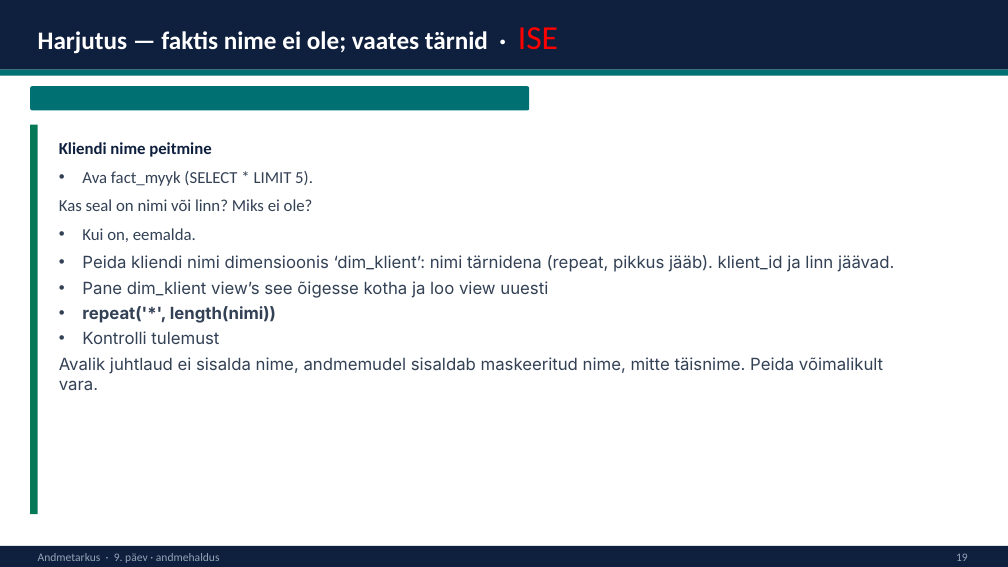
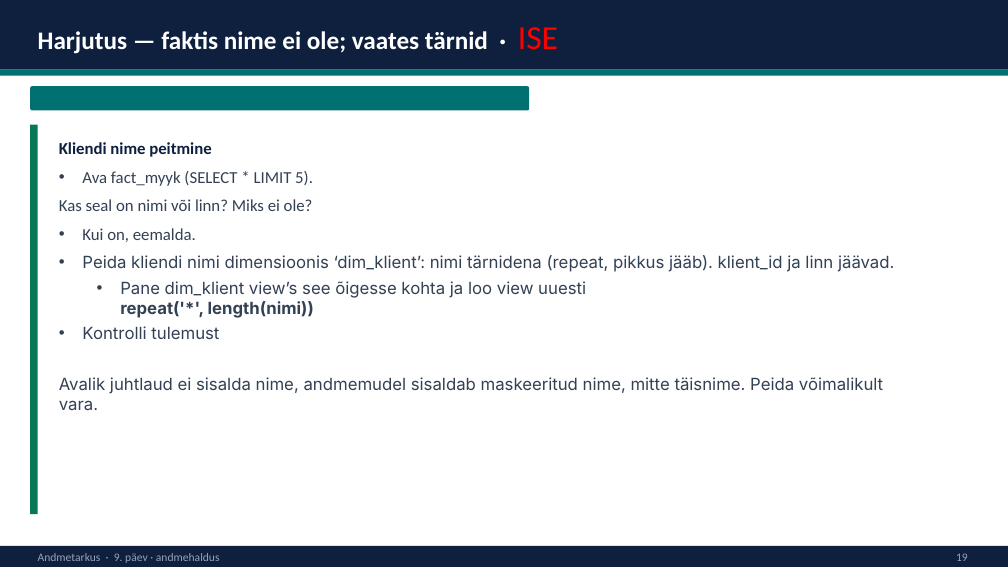
Before and after one commit to emilieabel/andmetarkus, a slide deck: slide 22 of Materjalid/Day10 Andmekaitse/10-paev-andmetarkus-esitlus.pptx (slide 16 before the commit). Drawn at 1008x567 pixels with LibreOffice and Linux fonts; fonts in the diff are those of the drawing. Boxes give left, top, right and bottom in pixels: in the first picture for what was removed or moved away, otherwise in the second. Text is boxed around its words. In the diff, an @@ line names an element or a change of style, - is before the commit and + after.

```diff
--- a/Materjalid/Day10 Andmekaitse/10-paev-andmetarkus-esitlus.pptx
+++ b/Materjalid/Day10 Andmekaitse/10-paev-andmetarkus-esitlus.pptx
@@ text at box(120, 281, 586, 318): text changed @@
-• Pane dim_klient view’s see õigesse kotha ja loo view uuesti
-• repeat('*', length(nimi))
+  • Pane dim_klient view’s see õigesse kohta ja loo view uuesti
+    repeat('*', length(nimi))
```
Also in this commit, not shown: 4 other slides changed, 5 slides added.
